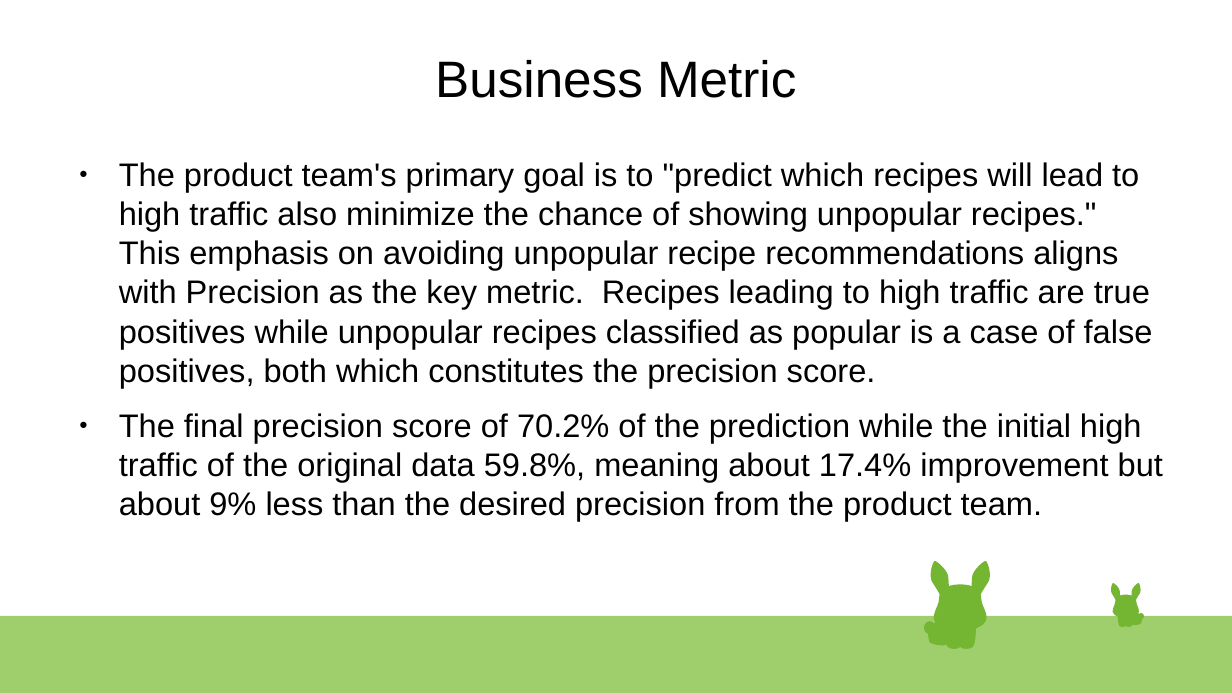
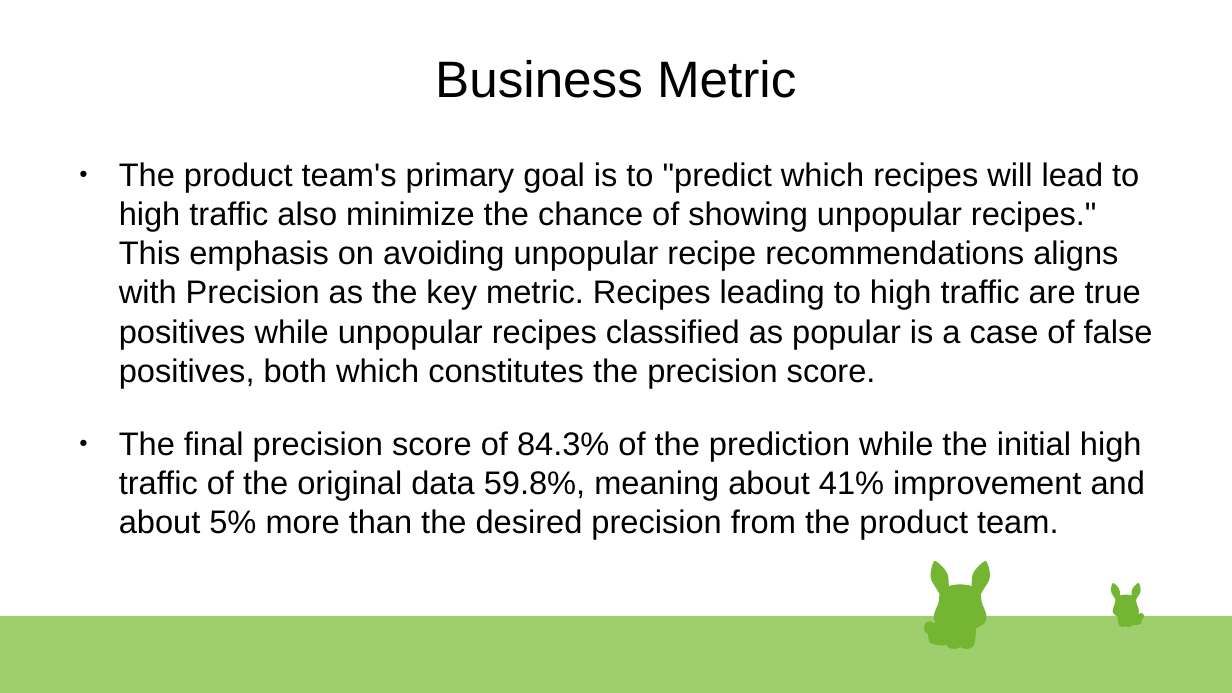
Before and after one commit to MLHermit/Datacamp-Data-Scientist-Professional-Certification, a slide deck: slide 11 of datacamp presentation.odp. Drawn at 1232x693 pixels with LibreOffice and Linux fonts; fonts in the diff are those of the drawing. Boxes give left, top, right and bottom in pixels: in the first picture for what was removed or moved away, otherwise in the second. Text is boxed around its words. In the diff, an @@ line names an element or a change of style, - is before the commit and + after.

```diff
--- a/datacamp presentation.odp
+++ b/datacamp presentation.odp
@@ text at (119, 162, 1153, 388): more space between paragraphs @@
@@ text at (119, 431, 1145, 539): text changed @@
-● The final precision score of 70.2% of the prediction while the initial high traffic of the original data 59.8%, meaning about 17.4% improvement but about 9% less than the desired precision from the product team.
+● The final precision score of 84.3% of the prediction while the initial high traffic of the original data 59.8%, meaning about 41% improvement and about 5% more than the desired precision from the product team.
```
Also in this commit, not shown: 8 other slides changed, 1 other file.
